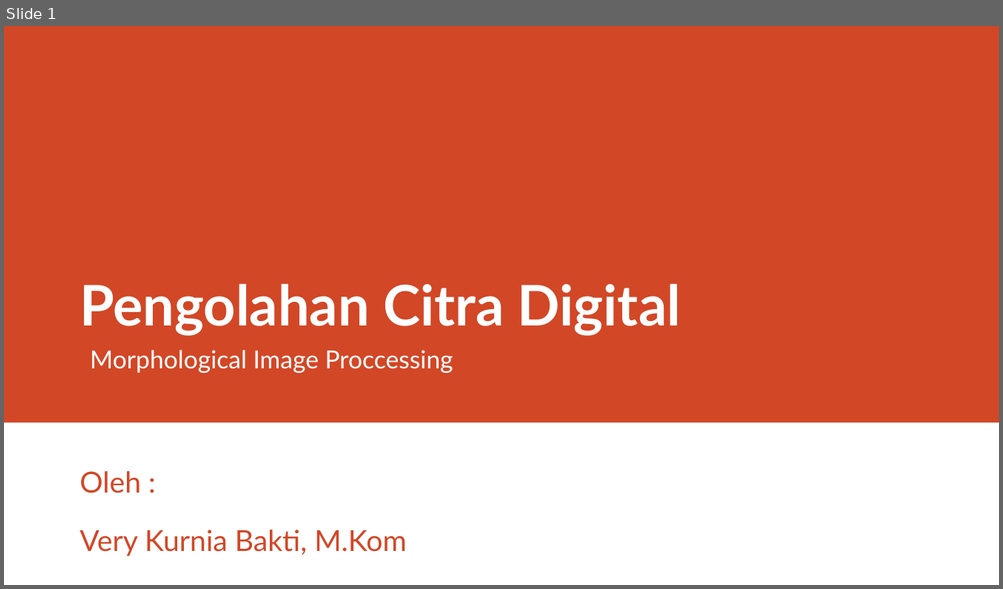
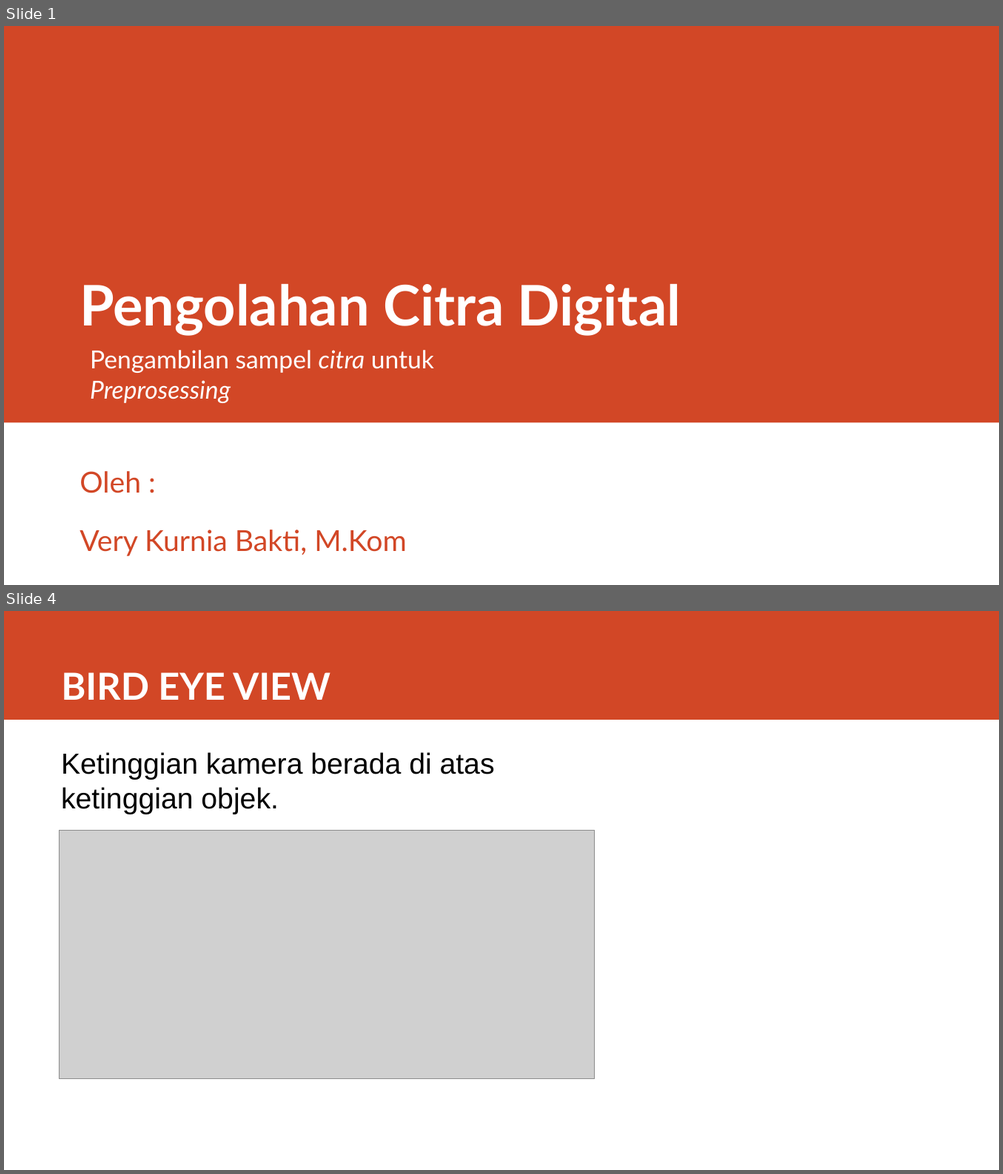
Before and after one commit to rizalarfani/Pengolahan-Citra-Digital-PCD-, a slide deck: Materi/Morphological Image Proccessing.pptx. Shown one above the other, each under a label of ours: slide 1 before the commit, slides 1 and 4 after it; the slides between them are not shown. The pictures are 1003x589 and 1003x1174 pixels, drawn with LibreOffice and Linux fonts; fonts in the diff are those of the drawing; grey boxes stand for pictures. Boxes give left, top, right and bottom in pixels: in the first picture for what was removed or moved away, otherwise in the second. Text is boxed around its words. In the diff, an @@ line names an element or a change of style, - is before the commit and + after.

Commit message:
add: materi pengambilan sampel dataset ppt

```diff
--- a/Materi/Morphological Image Proccessing.pptx
+++ b/Materi/Morphological Image Proccessing.pptx
@@ slide 4 added at box(4, 611, 999, 1170), background #FFFFFF @@
@@ rectangle added at box(4, 611, 999, 720), fill #D24726 @@
@@ title added at box(61, 672, 330, 700), 36 pt, text #FFFFFF, bold @@
+BIRD EYE VIEW
@@ text added at box(61, 752, 495, 815), 28 pt, text #000000 @@
+Ketinggian kamera berada di atas ketinggian objek.
@@ picture added at box(60, 830, 595, 1079) @@
@@ slide 1 changed as well @@
@@ text at box(90, 350, 434, 403): text changed @@
-Morphological Image Proccessing
+Pengambilan sampel citra untuk Preprosessing
```
Also in this commit, not shown: 1 other slide changed, 10 other slides added, 13 slides removed, 13 other files.
